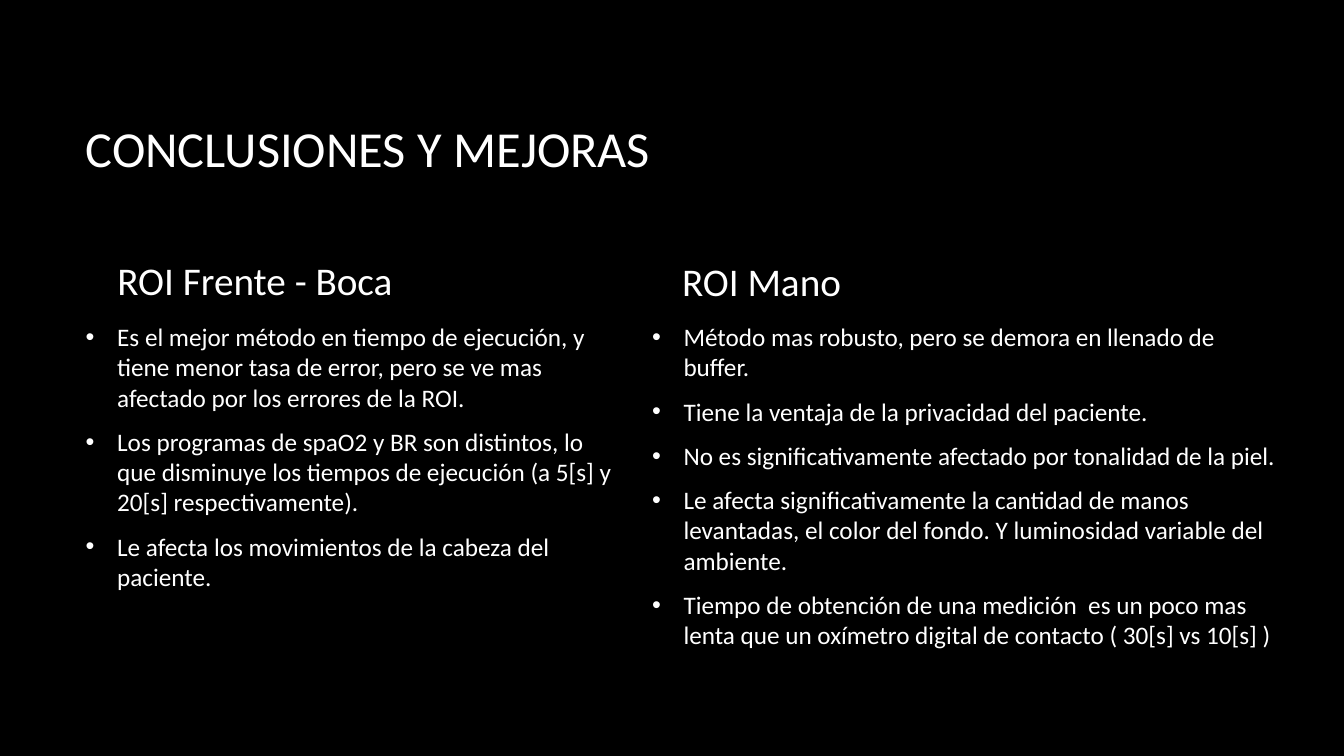
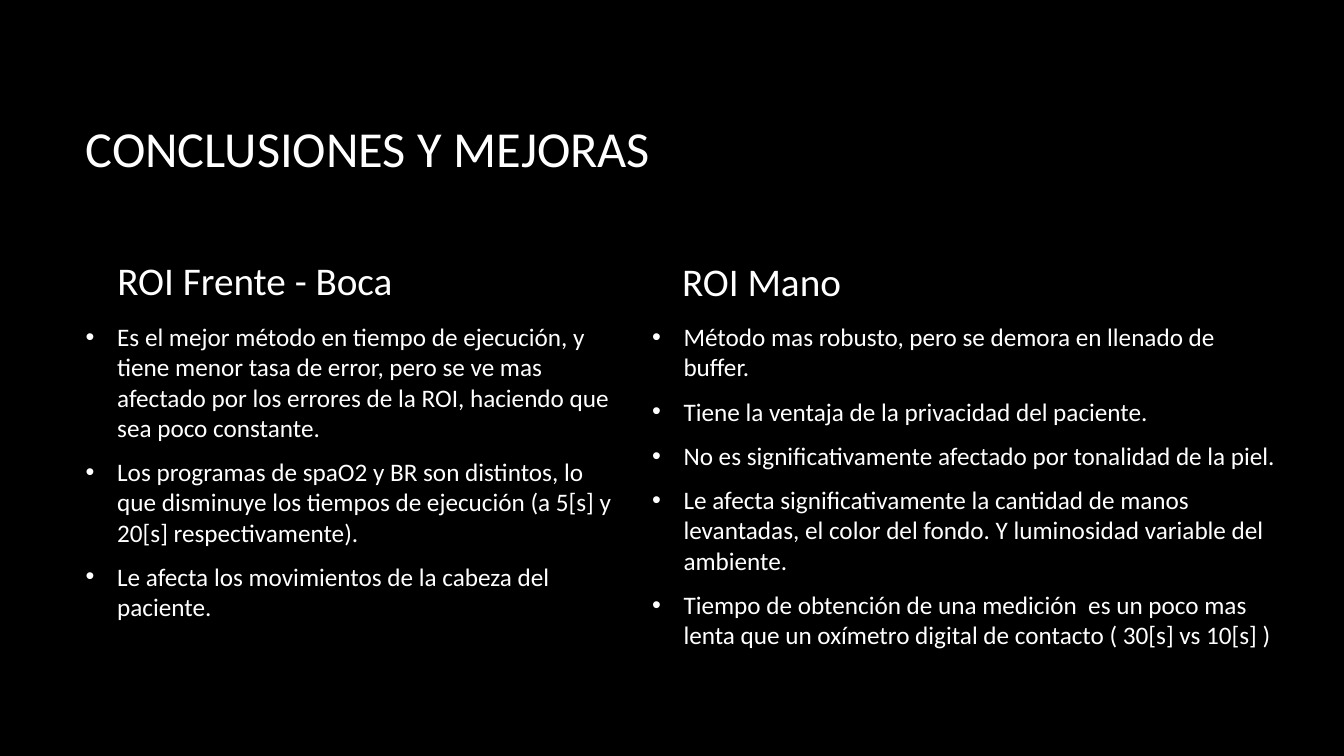
Before and after one commit to KevinPizarro/elo328-proyectoNAM2, a slide deck: slide 8 of NAM2_presentacion.pptx (slide 7 before the commit). Drawn at 1344x756 pixels with LibreOffice and Linux fonts; fonts in the diff are those of the drawing; background and template pictures are left out. Boxes give left, top, right and bottom in pixels: in the first picture for what was removed or moved away, otherwise in the second. Text is boxed around its words. In the diff, an @@ line names an element or a change of style, - is before the commit and + after.

```diff
--- a/NAM2_presentacion.pptx
+++ b/NAM2_presentacion.pptx
@@ text at [117,328,609,441]: text changed @@
-• Es el mejor método en tiempo de ejecución, y tiene menor tasa de error, pero se ve mas afectado por los errores de la ROI.
+• Es el mejor método en tiempo de ejecución, y tiene menor tasa de error, pero se ve mas afectado por los errores de la ROI, haciendo que sea poco constante.
```
Also in this commit, not shown: 1 other slide changed, 1 slide added.
